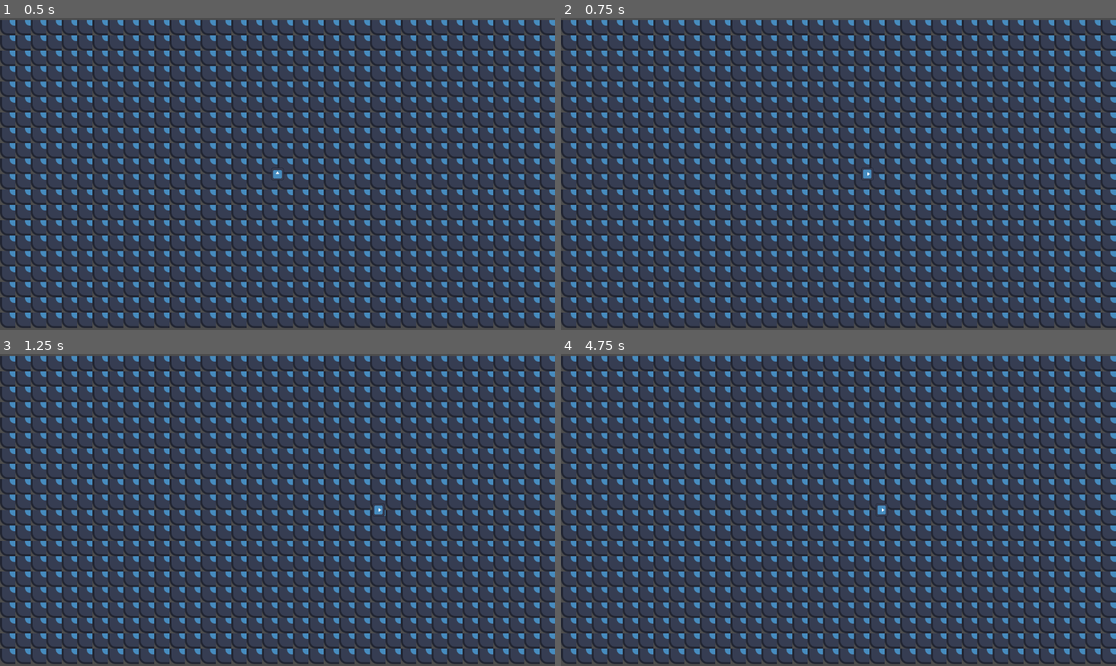
Above: before the commit, frames 1-4 (two rows, left to right).
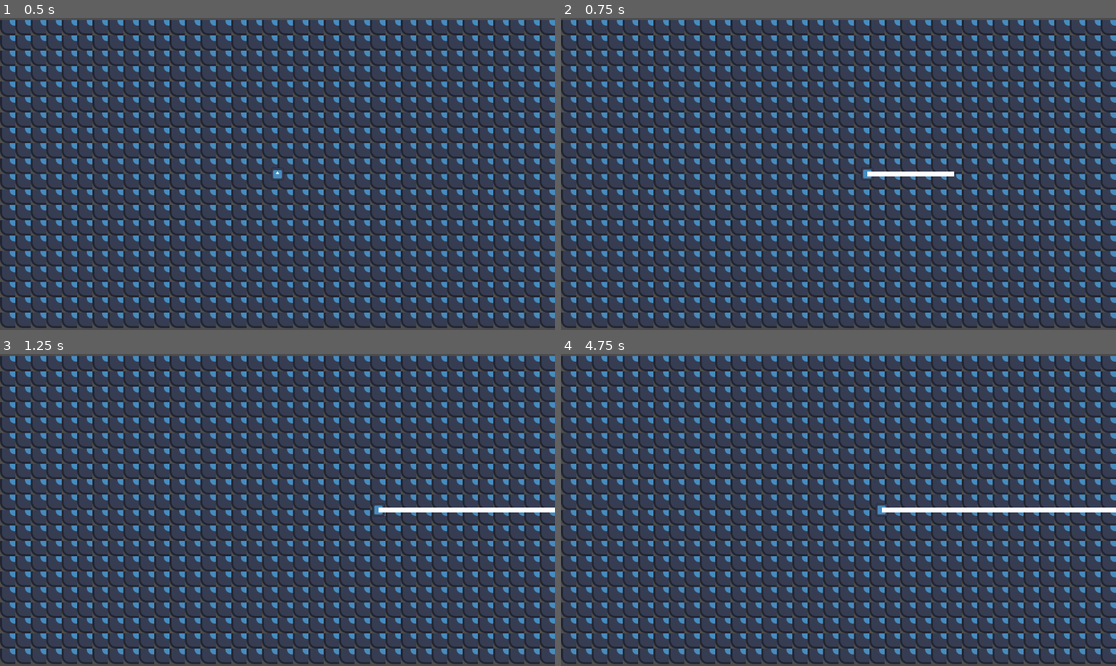
Above: after the commit, the same moments.

Repository: SomeSortOfSam/Hardest_Drive
Game: Godot game, scene res://scenes/gamplay.tscn
Two runs of this game, one before a commit and one after it. Both use one fixed random seed, a clock stepped at 60 frames per second and the inputs below. The engine's default icon, where the game draws it, is replaced by a stand-in: a white triangle on a blue panel in a dark square.
Inputs (mouse positions are in pixels of both pictures, inside the frame that each line leads up to):
- Up to frame 1 (0.5 s): no input
- Up to frame 2 (0.75 s): tap Enter at 0.5 s; move the mouse to (960, 158) at 0.52 s; hold D (player_right) from 0.53 s (still down); click (960, 158) at 0.67 s
- Up to frame 3 (1.25 s): keep holding D (player_right)
- Up to frame 4 (4.75 s): move the mouse to (727, 525) at 1.27 s; release D (player_right) at 1.28 s; hold S (player_down) 1.28-2.03 s; click (727, 525) at 1.42 s; move the mouse to (894, 441) at 2.02 s; hold D (player_right) 2.03-2.78 s; click (894, 441) at 2.17 s; move the mouse to (810, 572) at 2.77 s; hold W (player_up) 2.78-3.53 s; click (810, 572) at 2.92 s; move the mouse to (1005, 556) at 3.52 s; hold A (player_left) from 3.53 s (still down); click (1005, 556) at 3.67 s; move the mouse to (672, 463) at 4.27 s; click (672, 463) at 4.42 s

Frame 1 is identical in both runs. In frame 2, 0.2% of the frame differs, in the area x 55-71%, y 49-51%; in frame 3, 0.5%; in frame 4, 0.7%, in the area x 57-100%, y 49-51%.

Commit message:
Added harpoon line
removed config files

Diff:
--- a/scenes/gamplay.tscn
+++ b/scenes/gamplay.tscn
@@ -27,6 +27,9 @@
 tile_size = Vector2i(32, 32)
 sources/0 = SubResource("TileSetAtlasSource_mhcs0")
 
+[sub_resource type="RectangleShape2D" id="RectangleShape2D_aeuxj"]
+size = Vector2(62, 1160)
+
 [node name="Gamplay" type="Node2D"]
 
 [node name="TileMap" type="TileMap" parent="."]
@@ -37,4 +40,31 @@
 
 [node name="Player" parent="TileMap" instance=ExtResource("2_7pc31")]
 
+[node name="Area2D" type="Area2D" parent="TileMap"]
+position = Vector2(-630, 0)
+
+[node name="CollisionShape2D" type="CollisionShape2D" parent="TileMap/Area2D"]
+position = Vector2(21, 0.5)
+shape = SubResource("RectangleShape2D_aeuxj")
+
+[node name="Area2D2" type="Area2D" parent="TileMap"]
+position = Vector2(-630, 0)
+
+[node name="CollisionShape2D" type="CollisionShape2D" parent="TileMap/Area2D2"]
+position = Vector2(1242, 2)
+shape = SubResource("RectangleShape2D_aeuxj")
+
+[node name="Area2D3" type="Area2D" parent="TileMap"]
+position = Vector2(-630, 0)
+
+[node name="CollisionShape2D" type="CollisionShape2D" parent="TileMap/Area2D3"]
+position = Vector2(630, 352)
+rotation = -1.57079
+shape = SubResource("RectangleShape2D_aeuxj")
+
+[node name="CollisionShape2D2" type="CollisionShape2D" parent="TileMap/Area2D3"]
+position = Vector2(630, -352)
+rotation = -1.57079
+shape = SubResource("RectangleShape2D_aeuxj")
+
 [node name="Camera2D" type="Camera2D" parent="."]
--- a/scenes/player.tscn
+++ b/scenes/player.tscn
@@ -16,3 +16,9 @@
 shape = SubResource("RectangleShape2D_ja4he")
 
 [node name="Line2D" type="Line2D" parent="."]
+points = PackedVector2Array(0, 0, 0, 0)
+
+[node name="RayCast2D" type="RayCast2D" parent="."]
+target_position = Vector2(0, -5000)
+collide_with_areas = true
+collide_with_bodies = false
--- a/scripts/player.gd
+++ b/scripts/player.gd
@@ -2,15 +2,10 @@
 
 const SPEED = 300.0
 
-var target_rotation : float
-var is_harpooning := false
+@onready var chain : Line2D = $Line2D
+@onready var ray_cast : RayCast2D = $RayCast2D
 
-# Get the gravity from the project settings to be synced with RigidBody nodes.
-var gravity = ProjectSettings.get_setting("physics/2d/default_gravity")
-
-func _process(delta):
-	if !is_harpooning and !is_equal_approx(target_rotation,rotation):
-		rotation = lerp(rotation,target_rotation,.6)
+var harpoon_tween : Tween
 
 func _physics_process(delta):
 	# Get the input direction and handle the movement/deceleration.
@@ -32,7 +27,11 @@
 func _unhandled_input(event):
 	if event is InputEventMouseMotion:
 		var angle_to_mouse = up_direction.angle_to(get_global_mouse_position())
-		target_rotation = snapped(angle_to_mouse,PI/2)
+		var target_rotation = snapped(angle_to_mouse,PI/2)
+		if !is_equal_approx(rotation,target_rotation) and !harpoon_tween:
+			var tween = create_tween()
+			tween.tween_property(self,"rotation",target_rotation,.1)
+			tween.set_trans(Tween.TRANS_BOUNCE)
 	if event is InputEventMouseButton and event.is_pressed():
 		if event.button_index == MOUSE_BUTTON_LEFT:
 			try_fire_harpoon()
@@ -40,7 +39,21 @@
 			stop_harpoon()
 
 func try_fire_harpoon():
-	is_harpooning = true
+	if !harpoon_tween:
+		harpoon_tween = create_tween()
+		var target = ray_cast.get_collision_point()
+		harpoon_tween.tween_method(func(vec : Vector2): chain.points[1] = vec,chain.points[1],to_local(target),.2)
+		harpoon_tween.tween_callback(while_harpoon_out.bind(target))
+
+func while_harpoon_out(target):
+	harpoon_tween = create_tween()
+	harpoon_tween.tween_callback(func(): chain.points[1] = to_local(target))
+	harpoon_tween.tween_interval(.01)
+	harpoon_tween.set_loops()
 
 func stop_harpoon():
-	is_harpooning = false
+	if harpoon_tween:
+		harpoon_tween.kill()
+		harpoon_tween = create_tween()
+		harpoon_tween.tween_method(func(vec : Vector2): chain.points[1] = vec,chain.points[1],Vector2.ZERO,.1)
+		harpoon_tween.tween_callback(func(): harpoon_tween = null)
Not shown: 1 places in scenes/gamplay.tscn that only renumber resources
Not shown, changed: .gitignore
